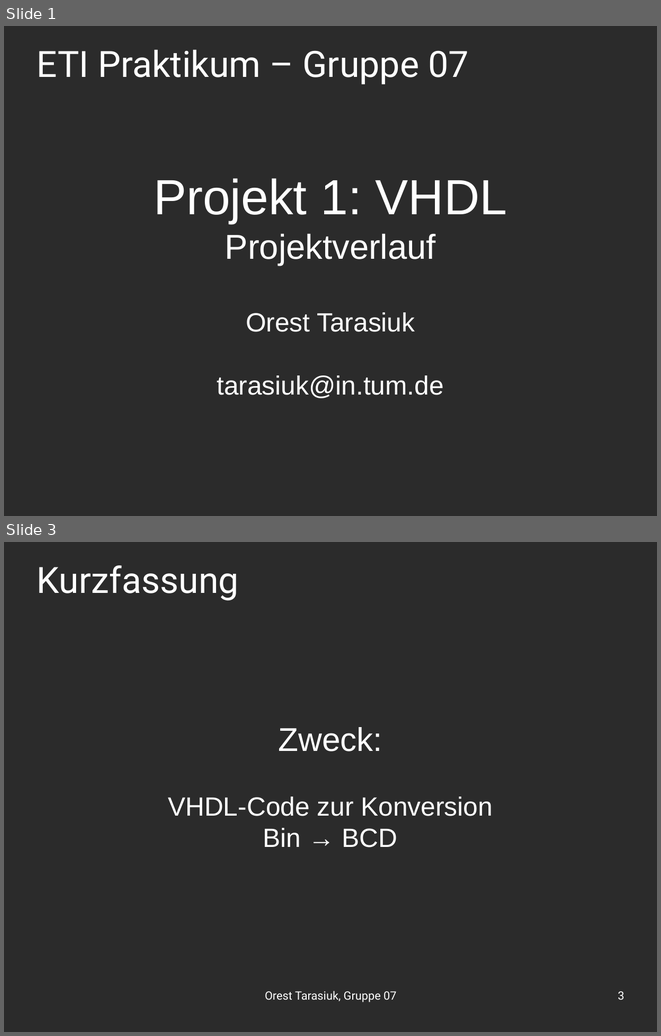
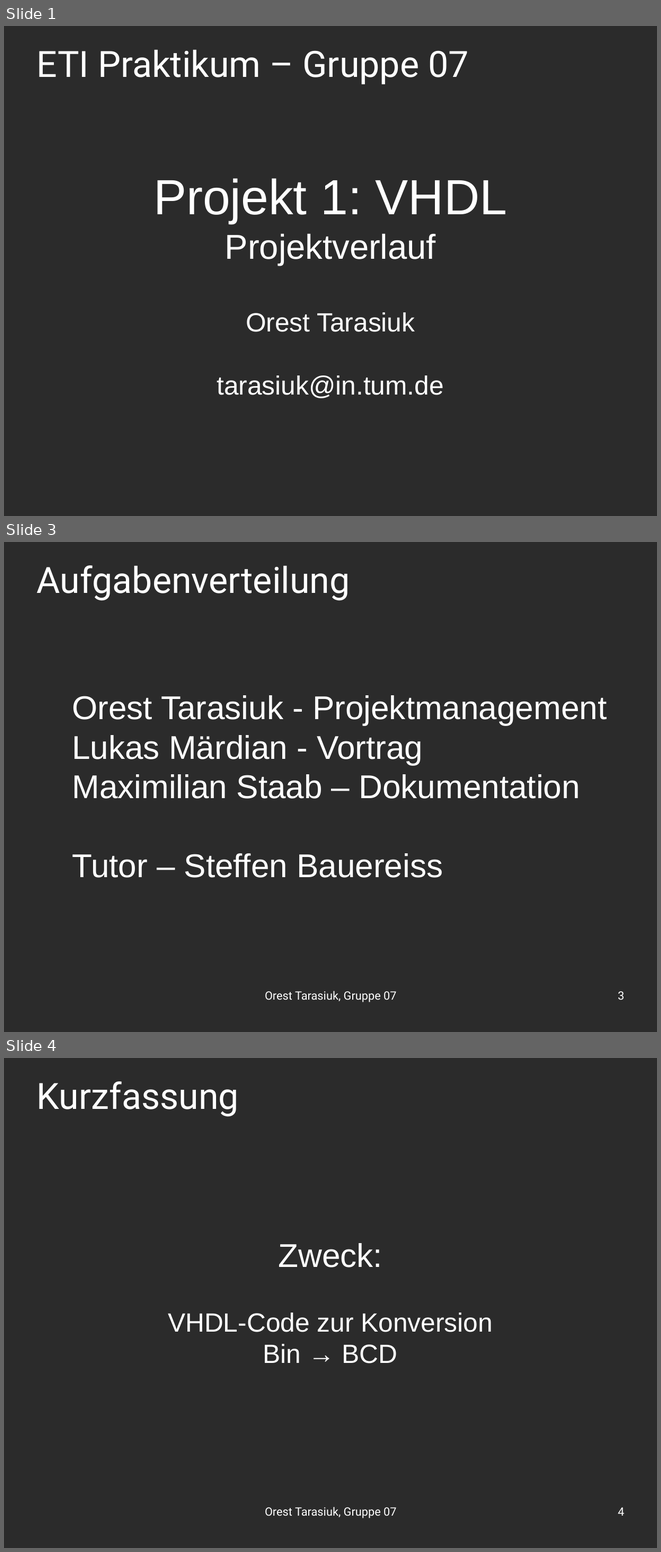
Before and after one commit to OrestTa/etip, a slide deck: Projekt1/Protokolle/verlauf1.odp. Shown one above the other, each under a label of ours: slides 1 and 3 before the commit, slides 1, 3 and 4 after it; the slides between them are not shown. The pictures are 661x1036 and 661x1552 pixels, drawn with LibreOffice and Linux fonts; fonts in the diff are those of the drawing; background and template pictures are left out; a plain dark background stands for a picture behind light text. Boxes give left, top, right and bottom in pixels: in the first picture for what was removed or moved away, otherwise in the second. Text is boxed around its words. In the diff, an @@ line names an element or a change of style, - is before the commit and + after.

```diff
--- a/Projekt1/Protokolle/verlauf1.odp
+++ b/Projekt1/Protokolle/verlauf1.odp
@@ slide 3 added at box(4, 542, 657, 1032), background picture (left out) @@
@@ title added at box(37, 565, 350, 601), 44 pt, text #FFFFFF @@
+Aufgabenverteilung
@@ subtitle added at box(72, 695, 607, 877), 40 pt, text #FFFFFF @@
+Orest Tarasiuk - Projektmanagement
+Lukas Märdian - Vortrag
+Maximilian Staab – Dokumentation
+Tutor – Steffen Bauereiss
@@ text added at box(265, 990, 396, 1002), 14 pt, text #FFFFFF @@
+Orest Tarasiuk, Gruppe 07
@@ page number added at box(618, 991, 624, 999), 14 pt, text #FFFFFF @@
+3
@@ what was slide 3 is now slide 4 @@
@@ page number at box(618, 1507, 624, 1515): text changed @@
-3
+4
```
Also in this commit, not shown: 3 slides changed, 1 other file.
